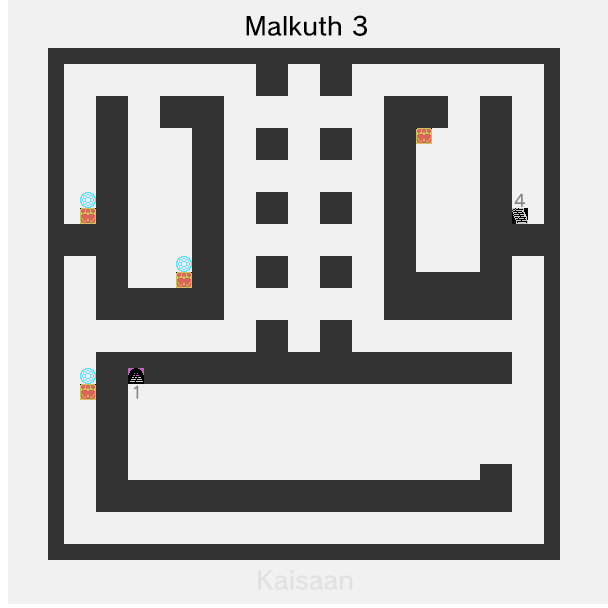
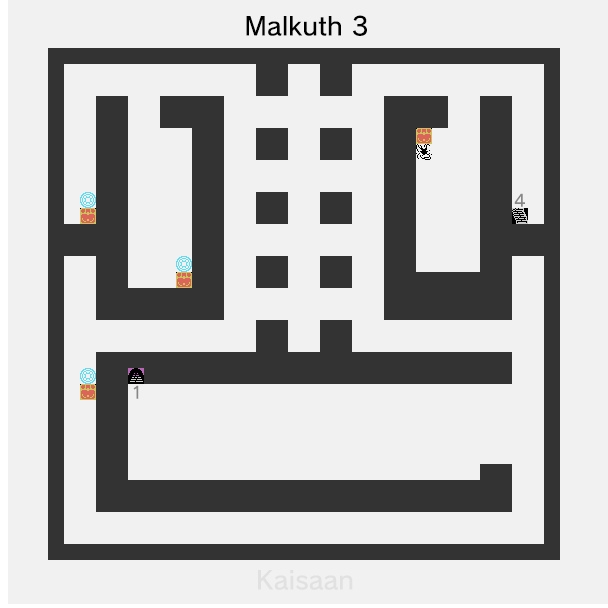
Two versions of the same layered image (608 × 608). Layer-by-layer changes:
added layer "Layer 32" above "4" over <box>416,144,432,160</box>
